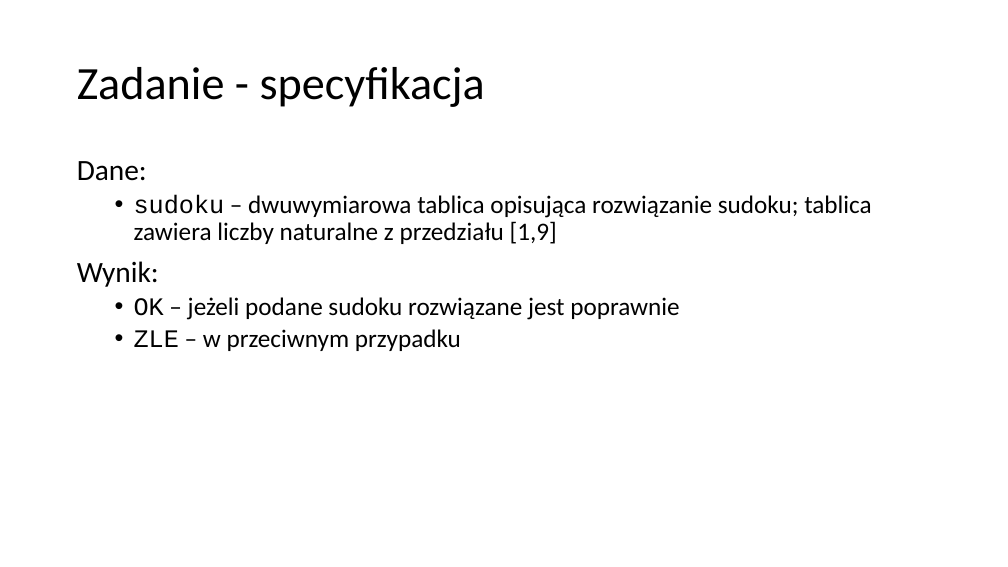
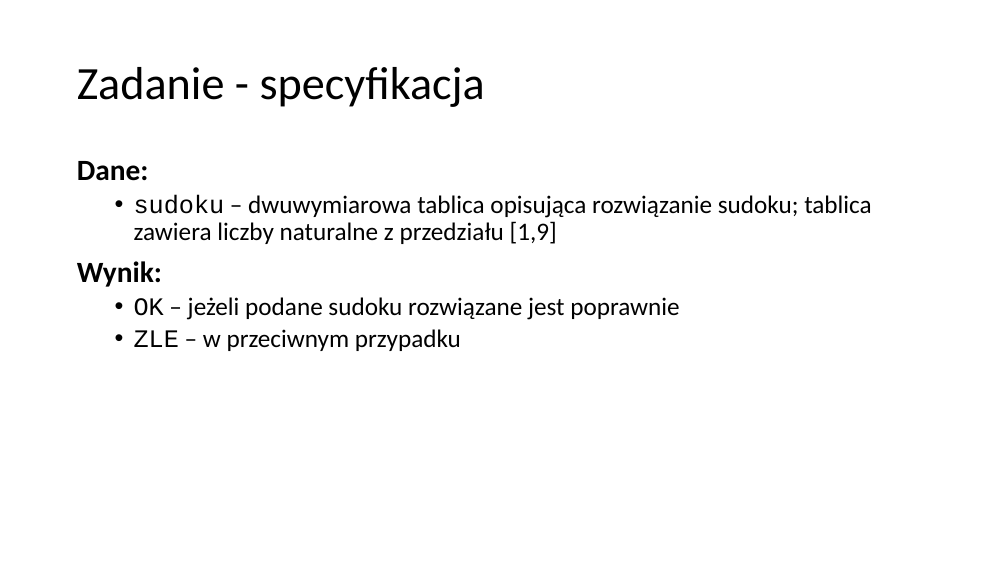
Before and after one commit to blackbat13/cs-lut, a slide deck: slide 6 of Zadania/Sudoku.pptx. Drawn at 1008x567 pixels with LibreOffice and Linux fonts; fonts in the diff are those of the drawing. Boxes give left, top, right and bottom in pixels: in the first picture for what was removed or moved away, otherwise in the second. Text is boxed around its words. In the diff, an @@ line names an element or a change of style, - is before the commit and + after.

```diff
--- a/Zadania/Sudoku.pptx
+++ b/Zadania/Sudoku.pptx
@@ text at (77,161,162,287): bold on in "Dane:", "Wynik:" @@
```
Also in this commit, not shown: 4 other slides changed.
